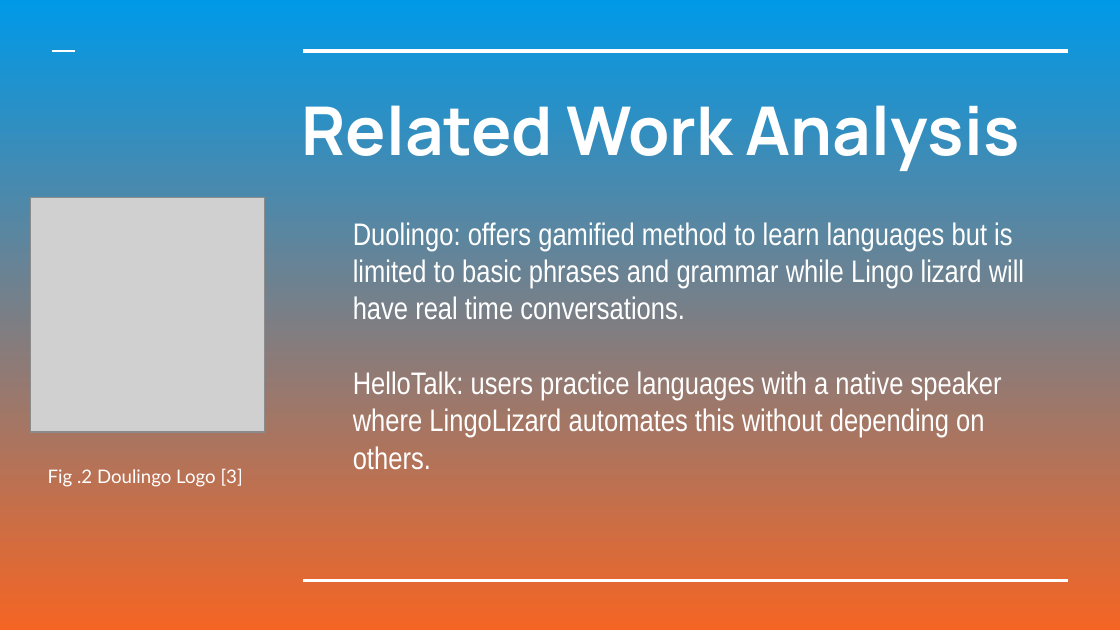
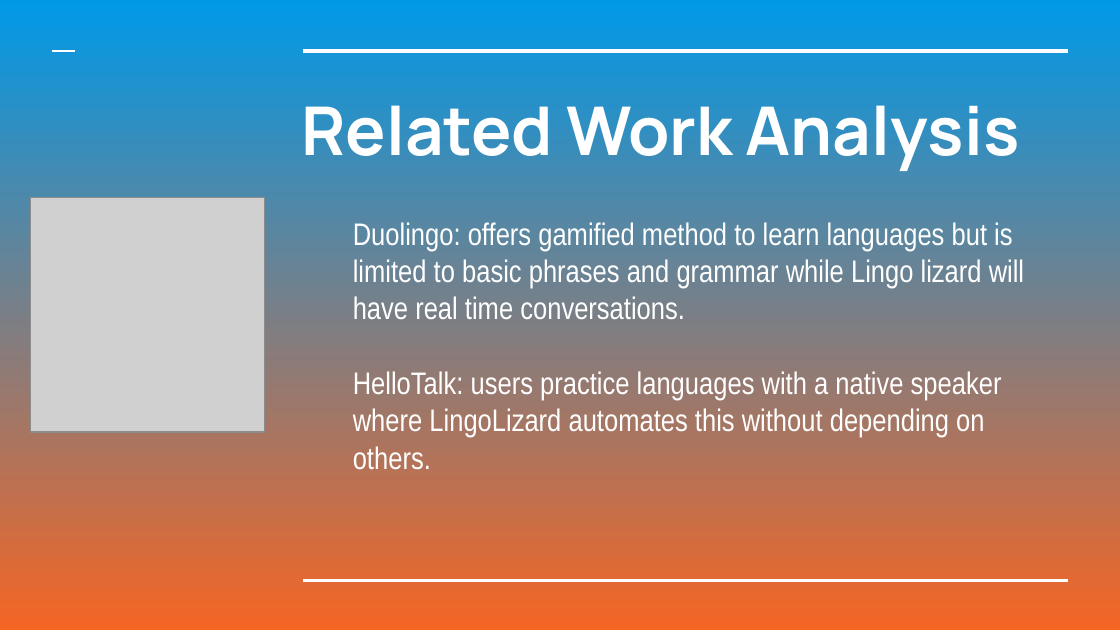
Before and after one commit to mjc136/4thYearProject, a slide deck: slide 8 of IterationZero/LingoLizard.pptx (slide 6 before the commit). Drawn at 1120x630 pixels with LibreOffice and Linux fonts; fonts in the diff are those of the drawing; grey boxes stand for pictures. Boxes give left, top, right and bottom in pixels: in the first picture for what was removed or moved away, otherwise in the second. Text is boxed around its words. In the diff, an @@ line names an element or a change of style, - is before the commit and + after.

```diff
--- a/IterationZero/LingoLizard.pptx
+++ b/IterationZero/LingoLizard.pptx
@@ text removed at [48, 468, 243, 487] @@
-Fig .2 Doulingo Logo [3]
```
Also in this commit, not shown: 6 other slides changed, 5 slides added, 1 slide removed, 2 other files.
